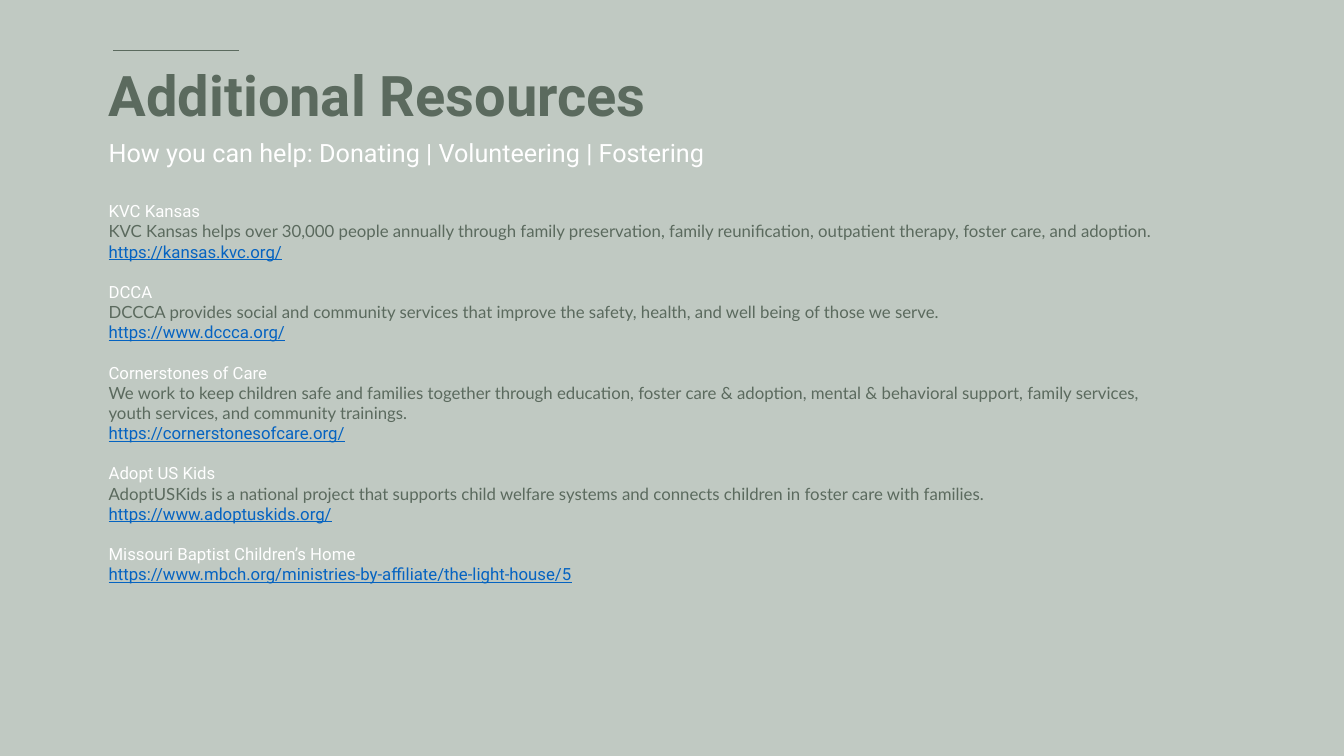
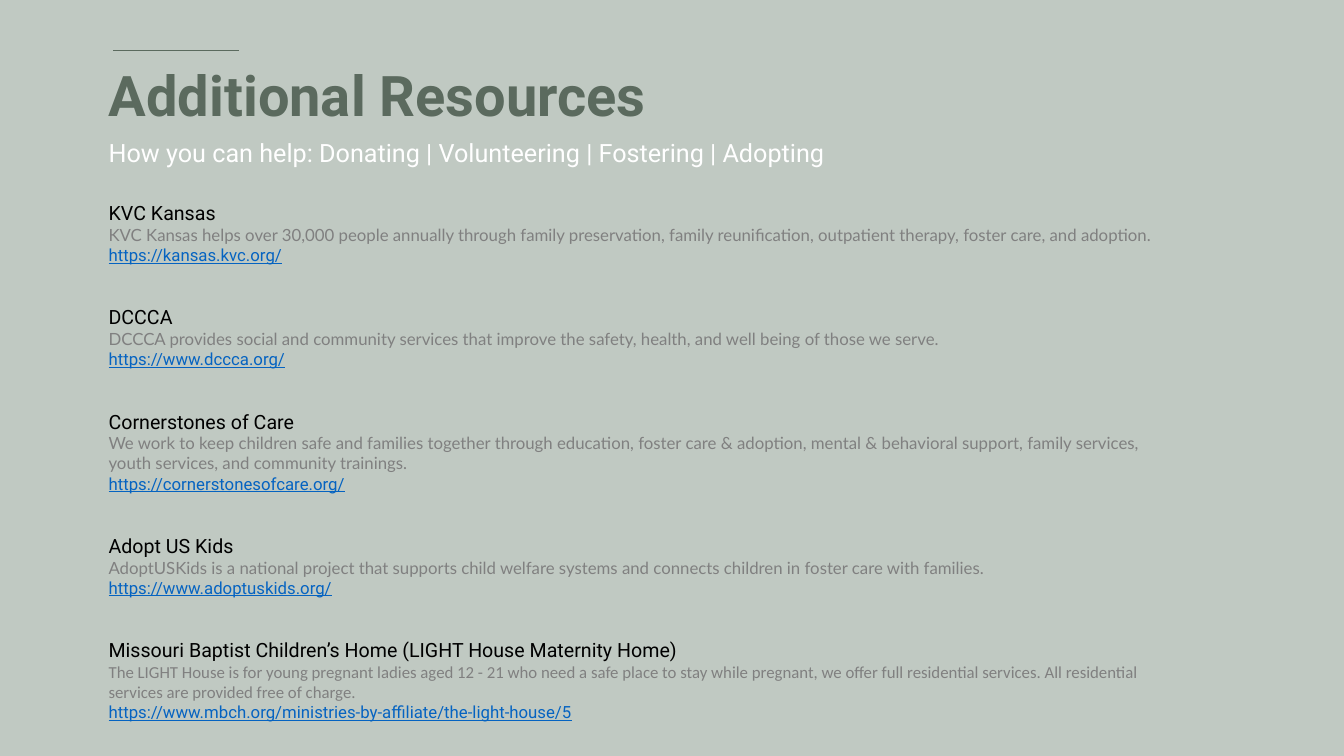
Before and after one commit to gemelodyyu/Trends-in-Foster-Care-and-Adoption, a slide deck: slide 12 of Power Point/Project 3-Trends in Foster Care.pptx. Drawn at 1344x756 pixels with LibreOffice and Linux fonts; fonts in the diff are those of the drawing. Boxes give left, top, right and bottom in pixels: in the first picture for what was removed or moved away, otherwise in the second. Text is boxed around its words. In the diff, an @@ line names an element or a change of style, - is before the commit and + after.

```diff
--- a/Power Point/Project 3-Trends in Foster Care.pptx
+++ b/Power Point/Project 3-Trends in Foster Care.pptx
@@ text at box(109, 143, 825, 167): text changed @@
-How you can help: Donating | Volunteering | Fostering
+How you can help: Donating | Volunteering | Fostering | Adopting
@@ text at box(109, 206, 1151, 577): size 12 to 14 pt, text colour #FFFFFF to #000000 in "KVC Kansas", "Cornerstones of Care", "Adopt US Kids"; text colour #5B6A5E to #808080 in "KVC Kansas helps over 30,000 people annually ...", "DCCCA provides social and community services that ...", "We work to keep children safe and ...", "AdoptUSKids is a national project that supports ..." @@
@@ text at box(109, 310, 173, 324): text changed; size 12 to 14 pt; text colour #FFFFFF to #000000 @@
-DCCA
+DCCCA
@@ text at box(109, 641, 1137, 701): text changed; font Roboto to Calibri; text colour #FFFFFF to #808080 @@
-Missouri Baptist Children’s Home
+Missouri Baptist Children’s Home (LIGHT House Maternity Home)
+The LIGHT House is for young pregnant ladies aged 12 - 21 who need a safe place to stay while pregnant, we offer full residential services. All residential services are provided free of charge.
```
Also in this commit, not shown: 5 other slides changed, 5 slides added, 4 slides removed.
